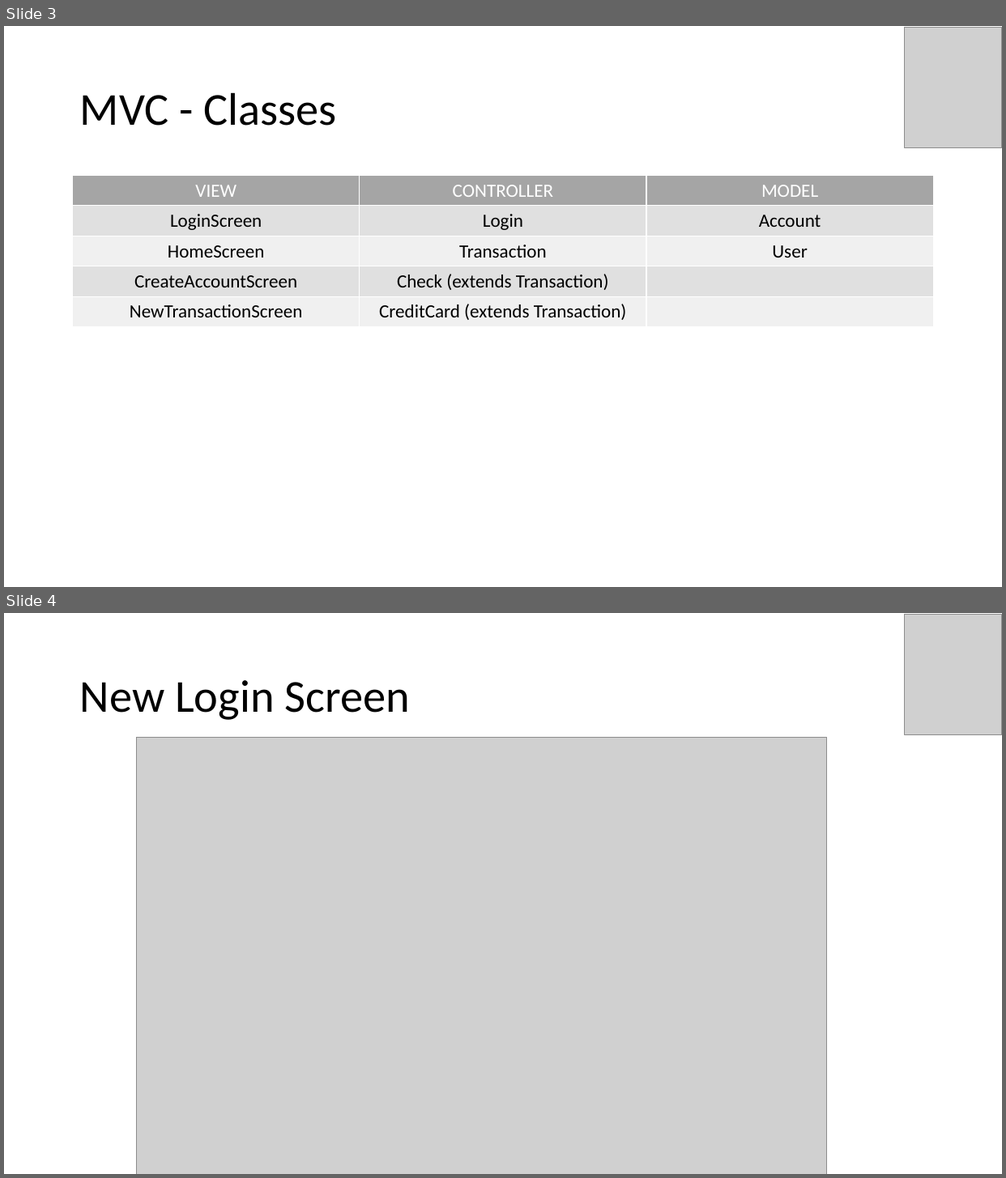
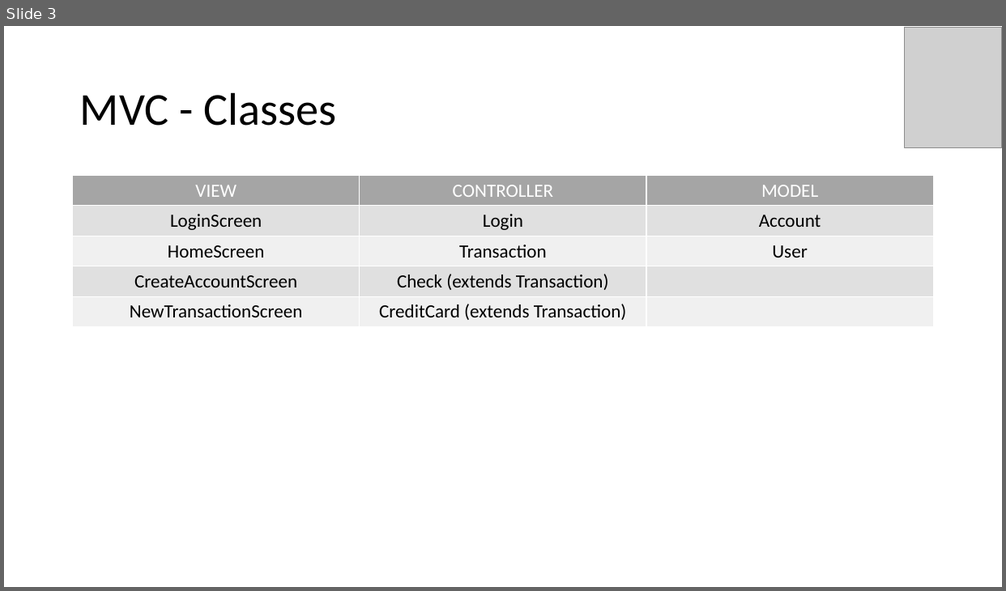
Before and after one commit to CEFSTUDIO/Clever323, a slide deck: Presentations/Sprint3Powerpoint.pptx. Shown one above the other, each under a label of ours: slides 3 and 4 before the commit, slide 3 after it. The pictures are 1006x1178 and 1006x591 pixels, drawn with LibreOffice and Linux fonts; fonts in the diff are those of the drawing; grey boxes stand for pictures. Boxes give left, top, right and bottom in pixels: in the first picture for what was removed or moved away, otherwise in the second. Text is boxed around its words. In the diff, an @@ line names an element or a change of style, - is before the commit and + after.

Commit message:
updated pp3 again

```diff
--- a/Presentations/Sprint3Powerpoint.pptx
+++ b/Presentations/Sprint3Powerpoint.pptx
@@ slide 4 removed at (x1=4, y1=613, x2=1002, y2=1174), background #FFFFFF @@
@@ picture removed at (x1=905, y1=615, x2=1002, y2=735) @@
@@ title removed at (x1=80, y1=680, x2=410, y2=720) @@
-New Login Screen
@@ picture removed at (x1=137, y1=737, x2=827, y2=1174) @@
```
Also in this commit, not shown: 1 slide added, 1 other slide removed.
